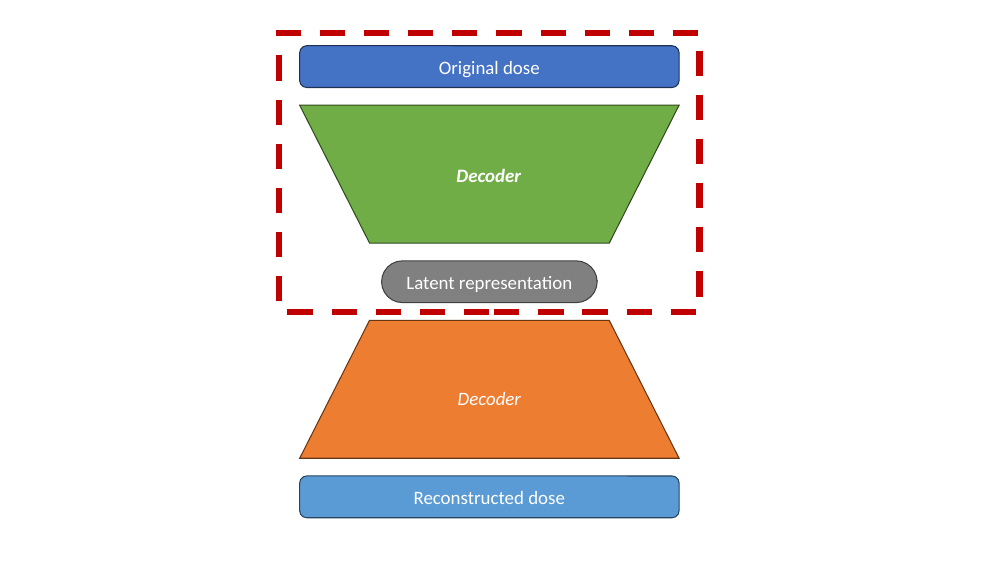
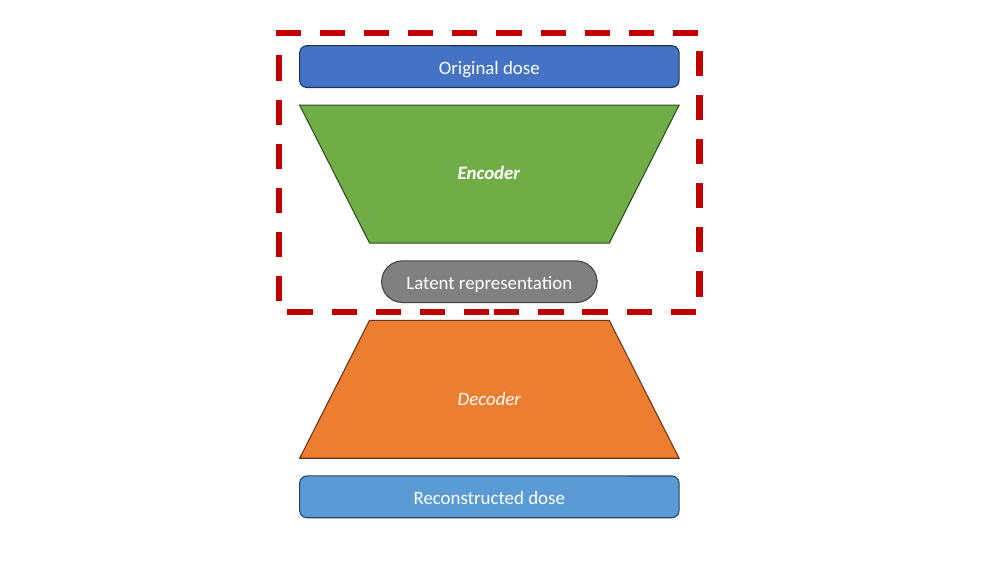
Before and after one commit to pauldubois98/MiD-PhD_Defence, a slide deck: slide 1 of vector_images/dose_ae.pptx. Drawn at 1008x567 pixels with LibreOffice and Linux fonts; fonts in the diff are those of the drawing. Boxes give left, top, right and bottom in pixels: in the first picture for what was removed or moved away, otherwise in the second. Text is boxed around its words. In the diff, an @@ line names an element or a change of style, - is before the commit and + after.

```diff
--- a/vector_images/dose_ae.pptx
+++ b/vector_images/dose_ae.pptx
@@ text at <box>458,165,521,179</box>: text changed @@
-Decoder
+Encoder
```
Also in this commit, not shown: 2 other files.
